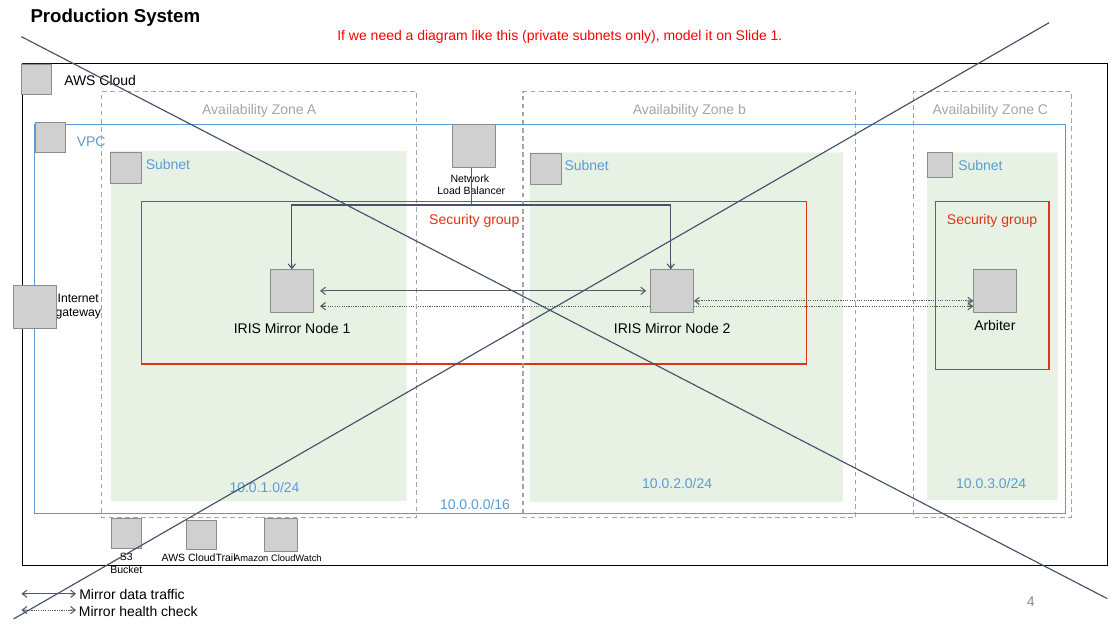
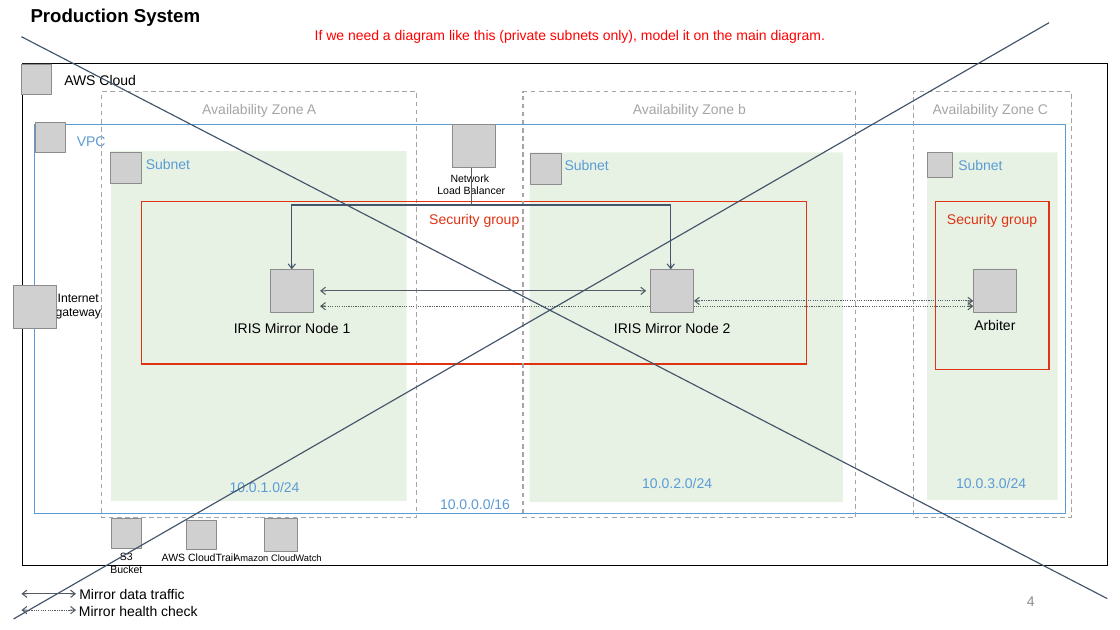
Before and after one commit to aws-quickstart/quickstart-intersystems-iris, a slide deck: slide 4 of docs/images/Intersystems IRIS architechture diagram.pptx. Drawn at 1120x630 pixels with LibreOffice and Linux fonts; fonts in the diff are those of the drawing; grey boxes stand for pictures. Boxes give left, top, right and bottom in pixels: in the first picture for what was removed or moved away, otherwise in the second. Text is boxed around its words. In the diff, an @@ line names an element or a change of style, - is before the commit and + after.

```diff
--- a/docs/images/Intersystems IRIS architechture diagram.pptx
+++ b/docs/images/Intersystems IRIS architechture diagram.pptx
@@ text at box(315, 30, 825, 43): text changed @@
-If we need a diagram like this (private subnets only), model it on Slide 1.
+If we need a diagram like this (private subnets only), model it on the main diagram.
```
Also in this commit, not shown: 1 other slide changed, 7 other files.
